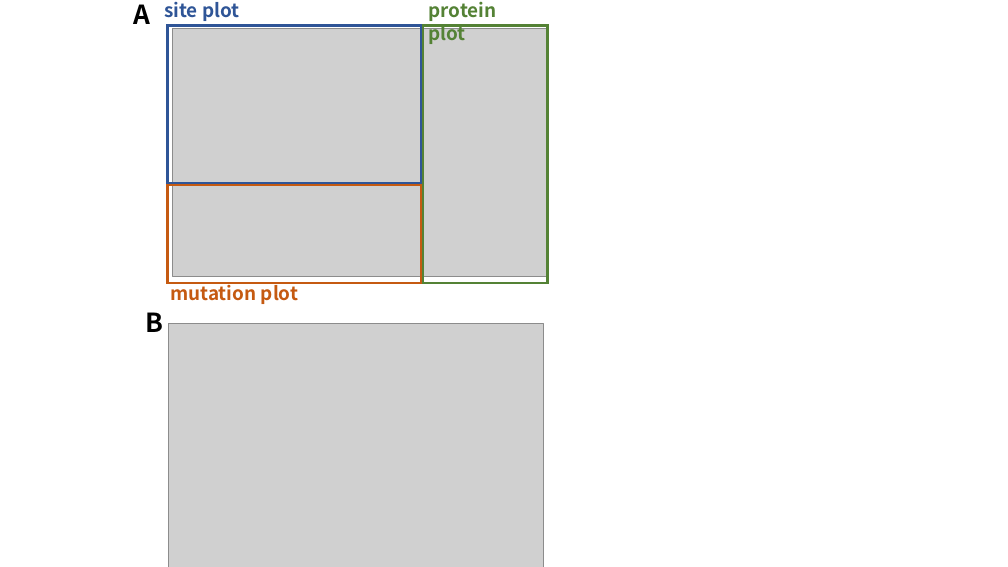
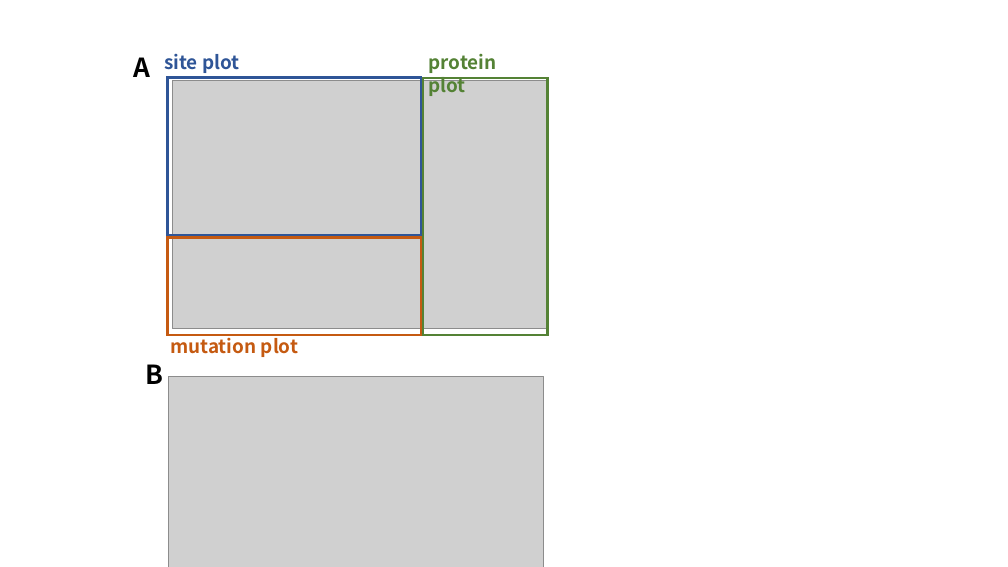
Before and after one commit to Lancasterwu/dms-view-ms, a slide deck: slide 3 of fig/figs.pptx. Drawn at 1008x567 pixels with LibreOffice and Linux fonts; fonts in the diff are those of the drawing; grey boxes stand for pictures. Boxes give left, top, right and bottom in pixels: in the first picture for what was removed or moved away, otherwise in the second. Text is boxed around its words. In the diff, an @@ line names an element or a change of style, - is before the commit and + after.

```diff
--- a/fig/figs.pptx
+++ b/fig/figs.pptx
@@ 4 texts, 3 rectangles, 2 pictures: place and size @@
-4 texts, 3 rectangles, 2 pictures at [134,2,547,567]
+4 texts, 3 rectangles, 2 pictures at [134,54,547,567]
@@ text "B": place and size @@
-text "B" at [146,312,164,332]
+text "B" at [146,364,164,384]
```
Also in this commit, not shown: 1 other file.
